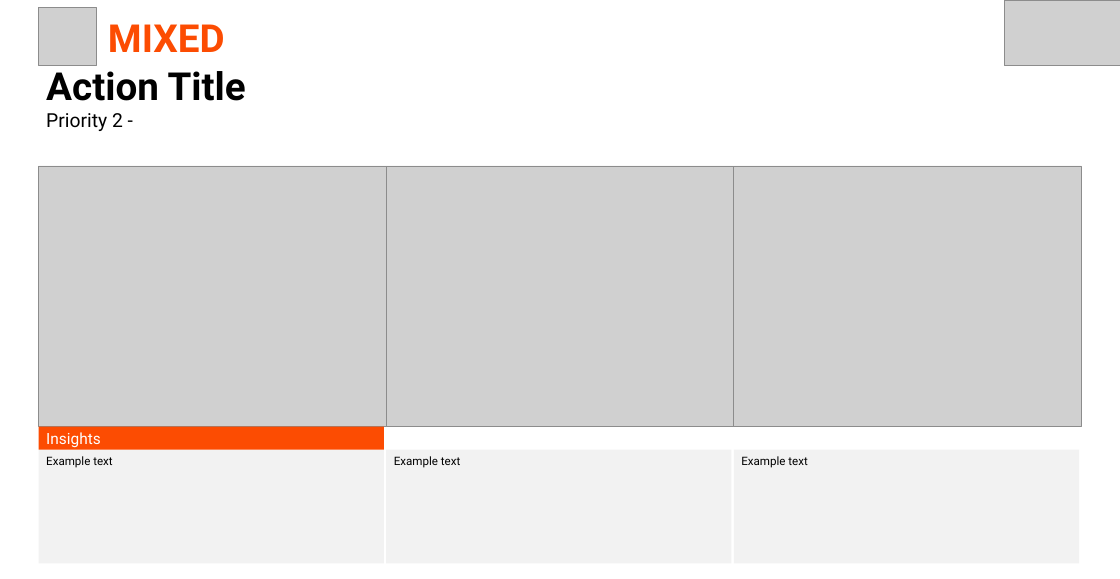
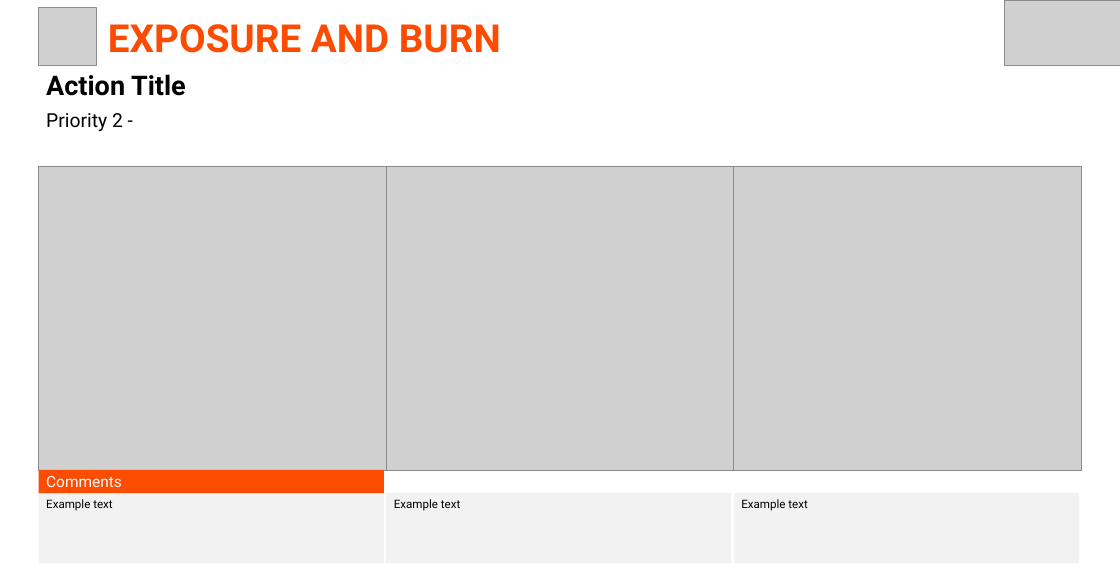
Before and after one commit to mramirezcamacho/priorities, a slide deck: slide 6 of pptx_presentations/plots/MX_plots.pptx (slide 5 before the commit). Drawn at 1120x579 pixels with LibreOffice and Linux fonts; fonts in the diff are those of the drawing; grey boxes stand for pictures. Boxes give left, top, right and bottom in pixels: in the first picture for what was removed or moved away, otherwise in the second. Text is boxed around its words. In the diff, an @@ line names an element or a change of style, - is before the commit and + after.

```diff
--- a/pptx_presentations/plots/MX_plots.pptx
+++ b/pptx_presentations/plots/MX_plots.pptx
@@ text at bbox=[108, 24, 501, 53]: text changed @@
-MIXED
+EXPOSURE AND BURN
@@ text "Action Title" at bbox=[46, 74, 186, 96]: size 36 to 25.2 pt @@
@@ picture: place and size @@
-picture at bbox=[39, 166, 386, 427]
+picture at bbox=[39, 166, 386, 470]
@@ picture: place and size @@
-picture at bbox=[386, 166, 734, 427]
+picture at bbox=[386, 166, 734, 470]
@@ picture: place and size @@
-picture at bbox=[734, 166, 1081, 427]
+picture at bbox=[734, 166, 1081, 470]
@@ rectangle "Comments": place and size @@
-rectangle "Comments" at bbox=[39, 427, 384, 450]
+rectangle "Comments" at bbox=[39, 470, 384, 494]
@@ text in rectangle at bbox=[46, 476, 122, 487]: text changed @@
-Insights
+Comments
@@ rectangle "Example text": place and size @@
-rectangle "Example text" at bbox=[39, 450, 384, 564]
+rectangle "Example text" at bbox=[39, 494, 384, 564]
@@ rectangle "Example text": place and size @@
-rectangle "Example text" at bbox=[386, 450, 731, 564]
+rectangle "Example text" at bbox=[386, 494, 731, 564]
@@ rectangle "Example text": place and size @@
-rectangle "Example text" at bbox=[734, 450, 1079, 564]
+rectangle "Example text" at bbox=[734, 494, 1079, 564]
```
Also in this commit, not shown: 12 other slides changed, 3 slides removed, 9 other files.
